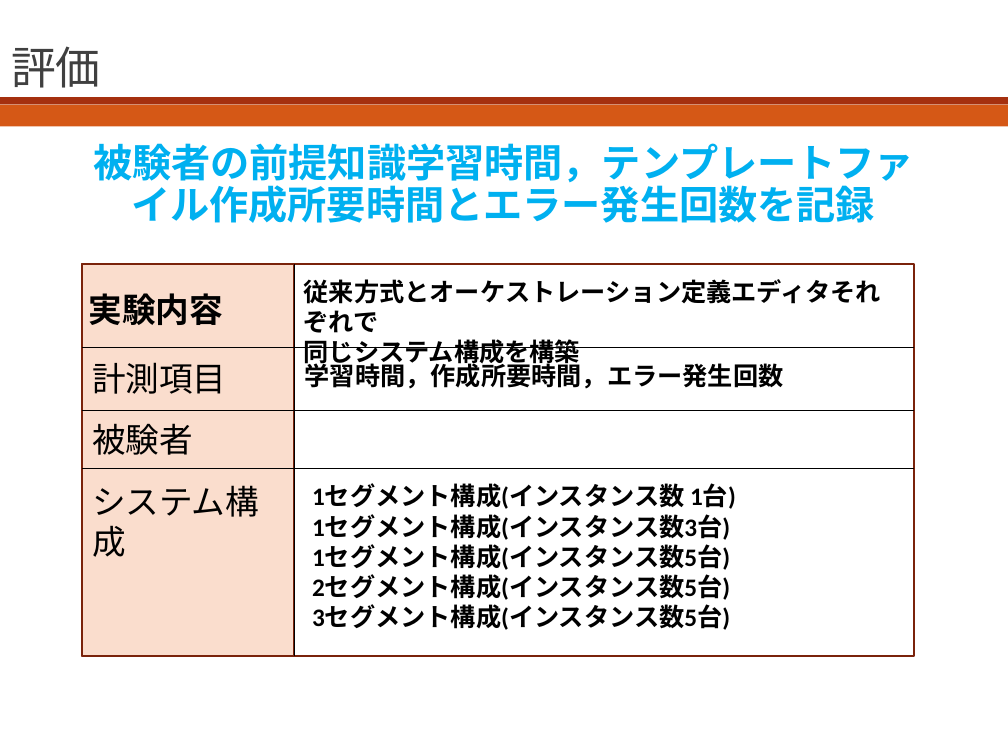
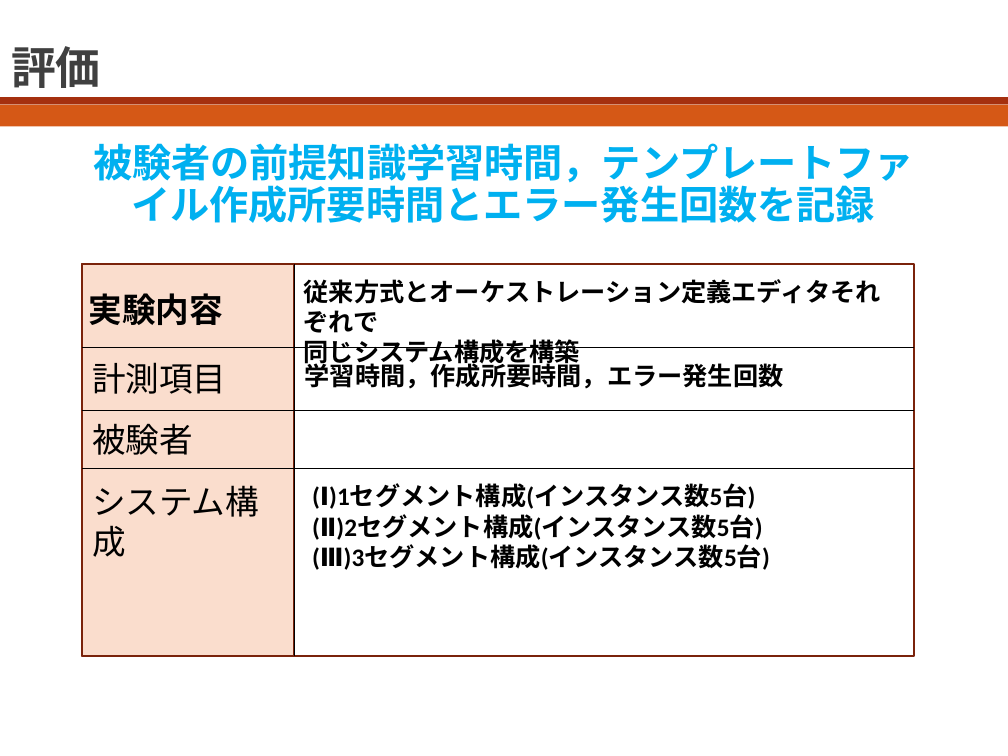
Before and after one commit to bokuhide/GUIToolCreate, a slide deck: slide 9 of 卒業論文本体/発表用スライド.pptx (slide 7 before the commit). Drawn at 1008x756 pixels with LibreOffice and Linux fonts; fonts in the diff are those of the drawing. Boxes give left, top, right and bottom in pixels: in the first picture for what was removed or moved away, otherwise in the second. Text is boxed around its words. In the diff, an @@ line names an element or a change of style, - is before the commit and + after.

```diff
--- a/卒業論文本体/発表用スライド.pptx
+++ b/卒業論文本体/発表用スライド.pptx
@@ title "評価" at bbox=[12, 46, 101, 88]: bold on @@
@@ text at bbox=[320, 483, 769, 570]: text changed @@
-1セグメント構成(インスタンス数 1台)
-1セグメント構成(インスタンス数3台)
-1セグメント構成(インスタンス数5台)
-2セグメント構成(インスタンス数5台)
-3セグメント構成(インスタンス数5台)
+(Ⅰ)1セグメント構成(インスタンス数5台)
+(Ⅱ)2セグメント構成(インスタンス数5台)
+(Ⅲ)3セグメント構成(インスタンス数5台)
```
Also in this commit, not shown: 5 other slides changed, 6 slides added, 1 slide removed, 10 other files.
